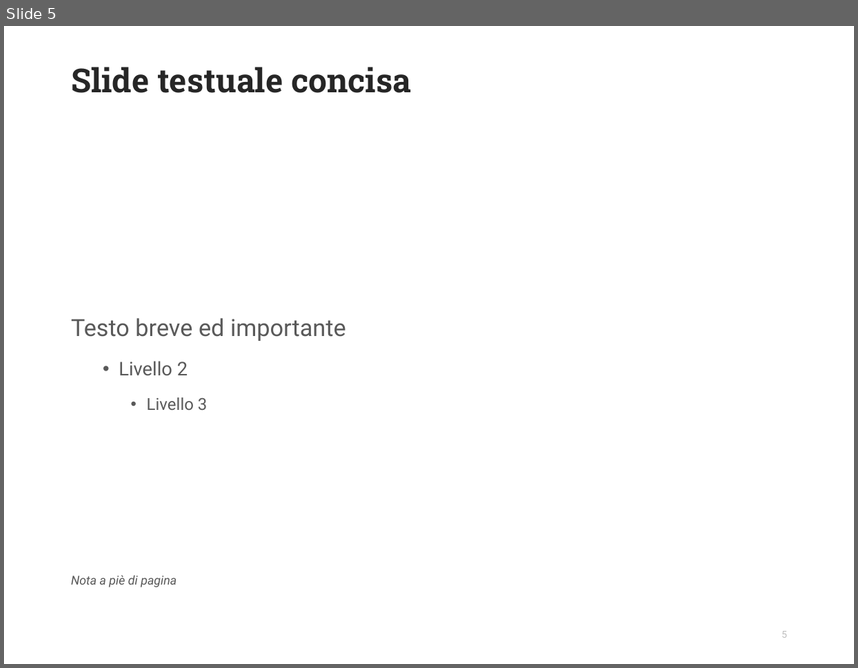
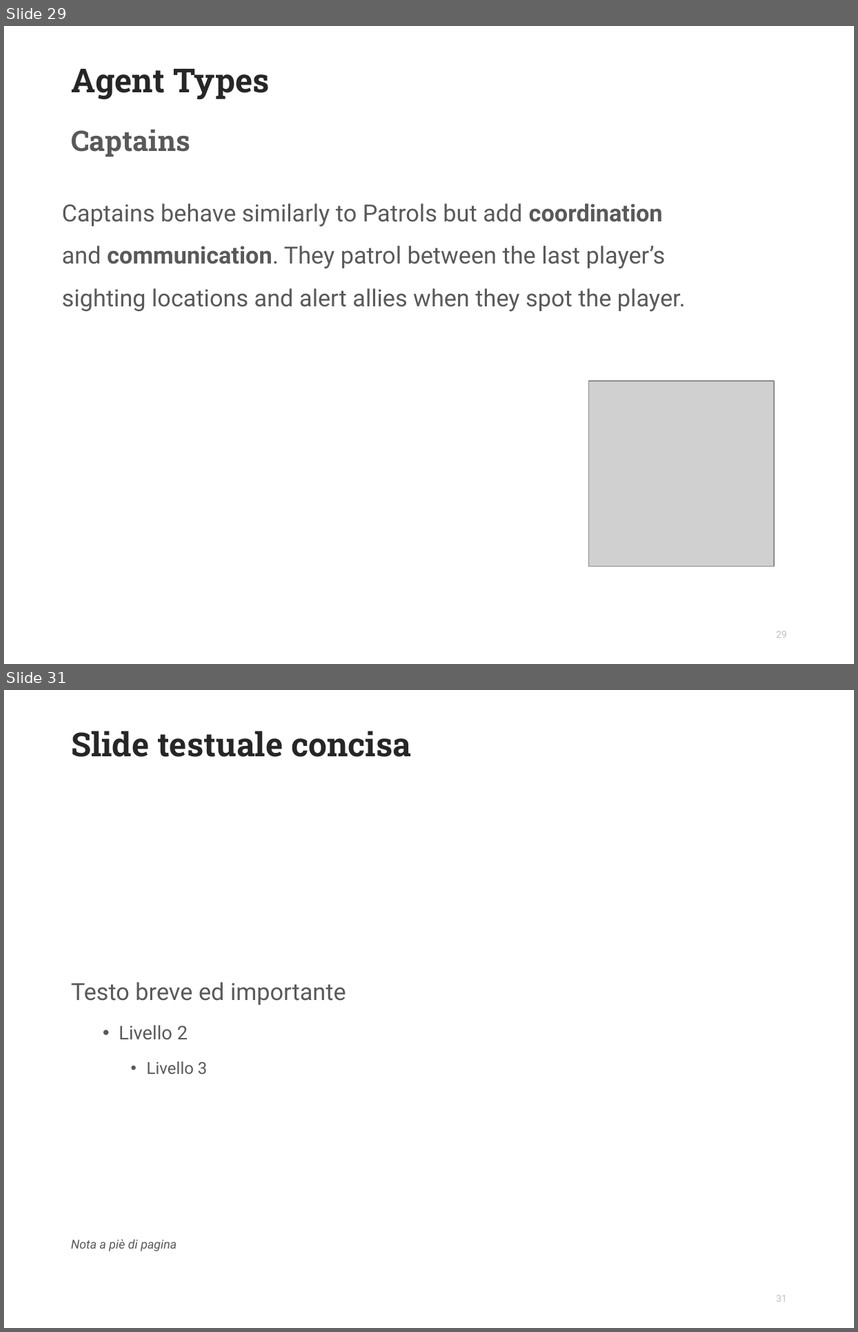
Before and after one commit to inkeaton/TakeThemOut, a slide deck: S4965918_SDAI_NLP_Slides.odp. Shown one above the other, each under a label of ours: slide 5 before the commit, slides 29 and 31 after it; the slides between them are not shown. The pictures are 858x668 and 858x1332 pixels, drawn with LibreOffice and Linux fonts; fonts in the diff are those of the drawing; grey boxes stand for pictures; background and template pictures are left out. Boxes give left, top, right and bottom in pixels: in the first picture for what was removed or moved away, otherwise in the second. Text is boxed around its words. In the diff, an @@ line names an element or a change of style, - is before the commit and + after.

```diff
--- a/S4965918_SDAI_NLP_Slides.odp
+++ b/S4965918_SDAI_NLP_Slides.odp
@@ slide 29 added at [4,26,854,664], background #FFFFFF @@
@@ title added at [71,69,269,100], 28 pt, text #262626, bold @@
+Agent Types
@@ text added at [71,129,190,157], 24 pt, text #595959, bold @@
+Captains
@@ text added at [62,203,686,312], 20 pt, text #595959 @@
+Captains behave similarly to Patrols but add coordination and communication. They patrol between the last player’s sighting locations and alert allies when they spot the player.
@@ picture added at [589,381,774,566] @@
@@ page number added at [776,630,787,637], 8.2 pt, text #BFBFBF @@
+29
@@ what was slide 5 is now slide 31 @@
@@ page number at [776,1294,787,1301]: text changed @@
-5
+31
```
Also in this commit, not shown: 1 slide changed, 27 other slides added, 2 slides removed, 9 other files.
